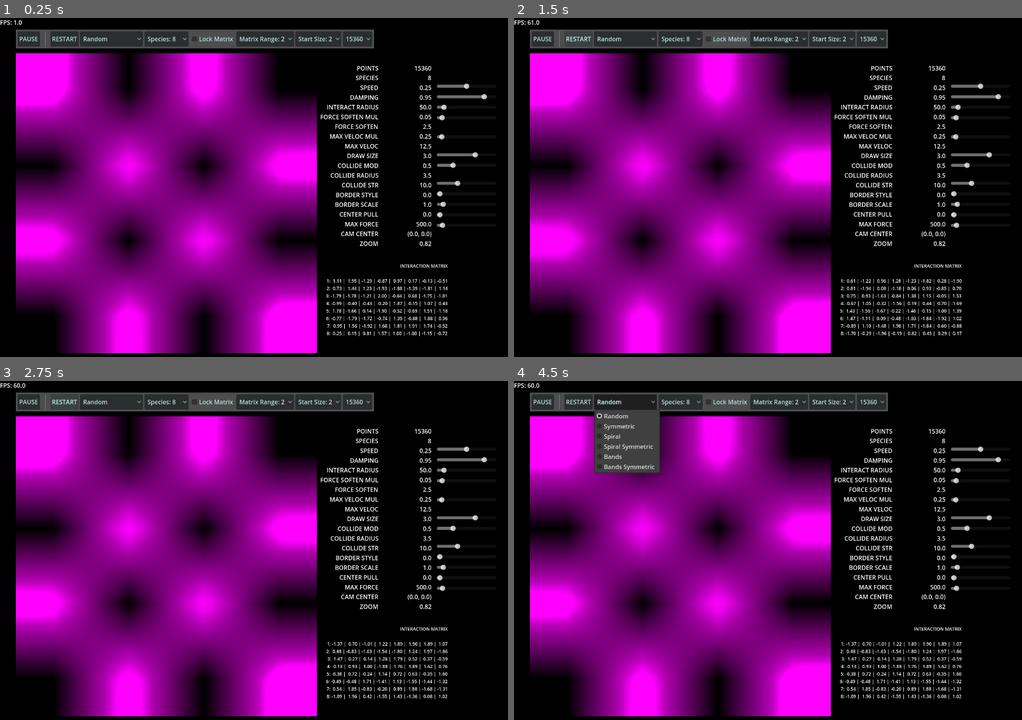
Above: before the commit, frames 1-4 (two rows, left to right).
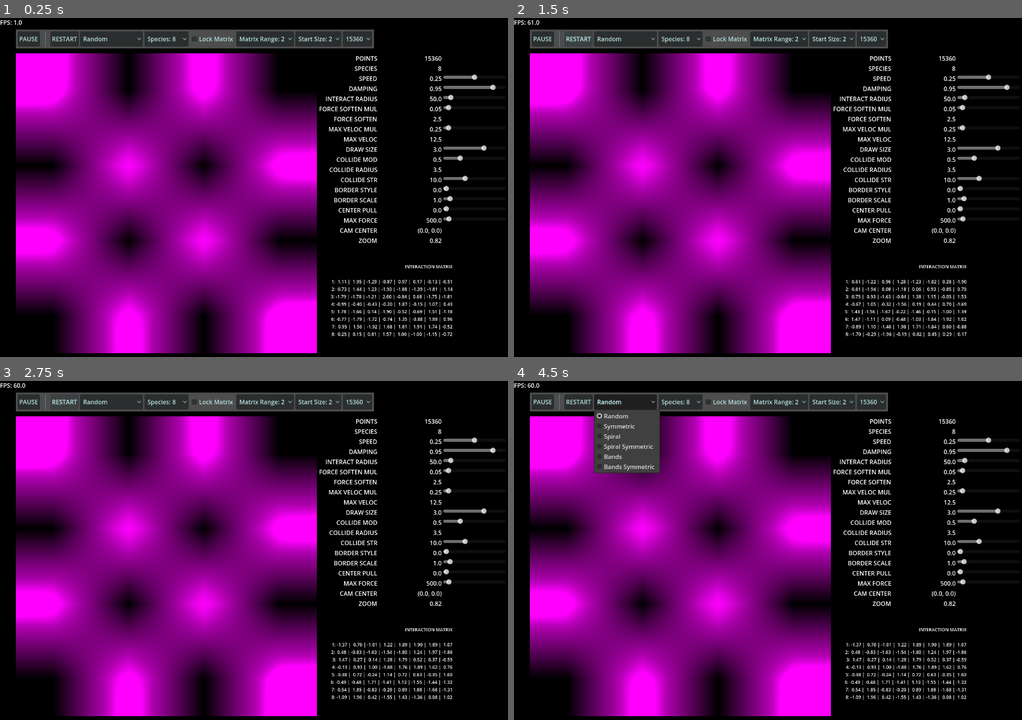
Above: after the commit, the same moments.

Repository: ThePathfindersCodex/Godot-Particle-Life-Compute-Shader
Game: Godot game, scene res://main.tscn
The game is run twice, just before and just after one commit, with the same random seed, the same clock (stepped at 60 frames per second) and the same inputs.
Inputs:
- Up to frame 1 (0.25 s): no input
- Up to frame 2 (1.5 s): click "RESTART" at 0.5 s; click "RESTART" at 1.25 s
- Up to frame 3 (2.75 s): click "RESTART" at 2 s
- Up to frame 4 (4.5 s): click "Start Size: 2" at 2.75 s; click "Start Size: 2" at 3.5 s; click "Random" at 4.25 s

The runs differ from the first frame. In frame 1, 5.1% of the frame differs, in the area x 62-98%, y 11-95%; in frame 2, 5.2%; in frame 3, 5.1%; in frame 4, 5.1%.
Error in both runs: Cannot call method 'storage_buffer_create' on a null value. (res://compute_particle_life.gd:360)

Commit message:
new grid UI for sim parameters + cleanup func names in GLSL

Diff:
--- a/main.gd
+++ b/main.gd
@@ -43,27 +43,26 @@
 	%OptionStartPointCount.selected = 3
 
 func _process(_delta):
-	# SET READOUT TEXT
-	%LabelReadoutValues.text = "\n" + \
-	str(snapped(%ComputeParticleLife.point_count,1))+"\n"+ \
-	str(snapped(%ComputeParticleLife.species_count,1))+"\n"+ \
-	str(snapped(%ComputeParticleLife.dt,.01))+"\n"+ \
-	str(snapped(%ComputeParticleLife.damping,.01))+"\n"+ \
-	str(snapped(%ComputeParticleLife.interaction_radius,.01))+"\n"+ \
-	str(snapped(%ComputeParticleLife.force_softening_mul,.01))+"\n"+ \
-	str(snapped(%ComputeParticleLife.force_softening,.01))+"\n"+ \
-	str(snapped(%ComputeParticleLife.max_velocity_mul,.01))+"\n"+ \
-	str(snapped(%ComputeParticleLife.max_velocity,.01))+"\n"+ \
-	str(snapped(%ComputeParticleLife.draw_radius,.01))+"\n"+ \
-	str(snapped(%ComputeParticleLife.collision_modifier,.1))+"\n"+ \
-	str(snapped(%ComputeParticleLife.collision_radius,.01))+"\n"+ \
-	str(snapped(%ComputeParticleLife.collision_strength,.01))+"\n"+ \
-	str(snapped(%ComputeParticleLife.border_style,.01))+"\n"+ \
-	str(snapped(%ComputeParticleLife.border_size_scale,.01))+"\n"+ \
-	str(snapped(%ComputeParticleLife.center_attraction,.01))+"\n"+ \
-	str(snapped(%ComputeParticleLife.max_force,.01))+"\n"+ \
-	"("+str(snapped(%ComputeParticleLife.camera_center.x,.1))+ ", " + str(snapped(%ComputeParticleLife.camera_center.y,.1)) + ")"+"\n"+ \
-	str(snapped(%ComputeParticleLife.zoom,.01))+"\n"
+	# SET READOUT VALUES
+	%LabelPointsValue.text = str(snapped(%ComputeParticleLife.point_count,1))
+	%LabelSpeciesValue.text = str(snapped(%ComputeParticleLife.species_count,1))
+	%LabelSpeedValue.text = str(snapped(%ComputeParticleLife.dt,.01))
+	%LabelDampingValue.text = str(snapped(%ComputeParticleLife.damping,.01))
+	%LabelSenseRadiusValue.text = str(snapped(%ComputeParticleLife.interaction_radius,.01))
+	%LabelForceSoftenMultiplierValue.text = str(snapped(%ComputeParticleLife.force_softening_mul,.01))
+	%LabelForceSoftenValue.text = str(snapped(%ComputeParticleLife.force_softening,.01))
+	%LabelMaxVelocityMultiplierValue.text = str(snapped(%ComputeParticleLife.max_velocity_mul,.01))
+	%LabelMaxVelocityValue.text = str(snapped(%ComputeParticleLife.max_velocity,.01))
+	%LabelDrawSizeValue.text = str(snapped(%ComputeParticleLife.draw_radius,.01))
+	%LabelCollideModifierValue.text = str(snapped(%ComputeParticleLife.collision_modifier,.1))
+	%LabelCollideRadiusValue.text = str(snapped(%ComputeParticleLife.collision_radius,.01))
+	%LabelCollideStrValue.text = str(snapped(%ComputeParticleLife.collision_strength,.01))
+	%LabelBorderStyleValue.text = str(snapped(%ComputeParticleLife.border_style,.01))
+	%LabelBorderScaleValue.text = str(snapped(%ComputeParticleLife.border_size_scale,.01))
+	%LabelCenterPullValue.text = str(snapped(%ComputeParticleLife.center_attraction,.01))
+	%LabelMaxForceValue.text = str(snapped(%ComputeParticleLife.max_force,.01))
+	%LabelCamCenterValue.text = "("+str(snapped(%ComputeParticleLife.camera_center.x,.1))+ ", " + str(snapped(%ComputeParticleLife.camera_center.y,.1)) + ")"
+	%LabelZoomValue.text = str(snapped(%ComputeParticleLife.zoom,.01))
 
 	# SET INTERACTION MATRIX TEXT
 	var species_count = %ComputeParticleLife.species_count
--- a/main.tscn
+++ b/main.tscn
@@ -24,6 +24,7 @@
 
 [node name="Main" type="Node2D"]
 script = ExtResource("1_ig7tw")
+metadata/_edit_vertical_guides_ = [60.0]
 
 [node name="ComputeParticleLife" type="TextureRect" parent="."]
 unique_name_in_owner = true
@@ -171,71 +172,59 @@
 popup/item_4/text = "25600"
 popup/item_4/id = 4
 
-[node name="LabelReadoutLabels" type="Label" parent="."]
+[node name="SimParameters" type="GridContainer" parent="."]
 offset_left = 836.0
 offset_top = 96.0
-offset_right = 1006.0
-offset_bottom = 1002.0
-text = "
-POINTS
-SPECIES
-SPEED
-DAMPING
-INTERACT RADIUS
-FORCE SOFTEN MUL
-FORCE SOFTEN
-MAX VELOC MUL
-MAX VELOC
-DRAW SIZE
-COLLIDE MOD
-COLLIDE RADIUS
-COLLIDE STR
-BORDER STYLE
-BORDER SCALE
-CENTER PULL
-MAX FORCE
-CAM CENTER
-ZOOM"
-horizontal_alignment = 2
-
-[node name="LabelReadoutValues" type="Label" parent="."]
-unique_name_in_owner = true
-offset_left = 977.0
-offset_top = 96.0
-offset_right = 1147.0
-offset_bottom = 1002.0
-text = "
-0
-10
-0
-0
-0
-0
-0
-0
-0
-0
-0
-0
-0
-0
-0
-0
-0
-(0,0)
-0"
-horizontal_alignment = 2
-
-[node name="SimParameters" type="VBoxContainer" parent="."]
-offset_left = 1161.0
-offset_top = 90.0
-offset_right = 1319.0
-offset_bottom = 561.0
-
-[node name="HSeparator" type="HSeparator" parent="SimParameters"]
-self_modulate = Color(0, 0, 0, 0)
-custom_minimum_size = Vector2(0, 80.745)
-layout_mode = 2
+offset_right = 1344.0
+offset_bottom = 628.0
+columns = 3
+
+[node name="LabelPoints" type="Label" parent="SimParameters"]
+layout_mode = 2
+size_flags_horizontal = 3
+text = "POINTS"
+horizontal_alignment = 2
+
+[node name="LabelPointsValue" type="Label" parent="SimParameters"]
+unique_name_in_owner = true
+layout_mode = 2
+size_flags_horizontal = 3
+text = "0"
+horizontal_alignment = 2
+
+[node name="ControlSpacer" type="Control" parent="SimParameters"]
+layout_mode = 2
+size_flags_horizontal = 3
+
+[node name="LabelSpecies" type="Label" parent="SimParameters"]
+layout_mode = 2
+size_flags_horizontal = 3
+text = "SPECIES"
+horizontal_alignment = 2
+
+[node name="LabelSpeciesValue" type="Label" parent="SimParameters"]
+unique_name_in_owner = true
+layout_mode = 2
+size_flags_horizontal = 3
+text = "0"
+horizontal_alignment = 2
+
+[node name="ControlSpacer2" type="Control" parent="SimParameters"]
+layout_mode = 2
+size_flags_horizontal = 3
+
+[node name="LabelSpeed" type="Label" parent="SimParameters"]
+layout_mode = 2
+size_flags_horizontal = 3
+text = "SPEED"
+horizontal_alignment = 2
+
+[node name="LabelSpeedValue" type="Label" parent="SimParameters"]
+unique_name_in_owner = true
+layout_mode = 2
+size_flags_horizontal = 3
+text = "0"
+horizontal_alignment = 2
 
 [node name="SliderSpeed" type="HSlider" parent="SimParameters"]
 unique_name_in_owner = true
@@ -244,9 +233,18 @@
 step = 0.01
 value = 0.25
 
-[node name="HSeparator6" type="HSeparator" parent="SimParameters"]
-self_modulate = Color(0, 0, 0, 0)
-layout_mode = 2
+[node name="LabelDamping" type="Label" parent="SimParameters"]
+layout_mode = 2
+size_flags_horizontal = 3
+text = "DAMPING"
+horizontal_alignment = 2
+
+[node name="LabelDampingValue" type="Label" parent="SimParameters"]
+unique_name_in_owner = true
+layout_mode = 2
+size_flags_horizontal = 3
+text = "0"
+horizontal_alignment = 2
 
 [node name="SliderDampen" type="HSlider" parent="SimParameters"]
 unique_name_in_owner = true
@@ -256,9 +254,18 @@
 step = 0.01
 value = 0.95
 
-[node name="HSeparator2" type="HSeparator" parent="SimParameters"]
-self_modulate = Color(0, 0, 0, 0)
-layout_mode = 2
+[node name="LabelSenseRadius" type="Label" parent="SimParameters"]
+layout_mode = 2
+size_flags_horizontal = 3
+text = "INTERACT RADIUS"
+horizontal_alignment = 2
+
+[node name="LabelSenseRadiusValue" type="Label" parent="SimParameters"]
+unique_name_in_owner = true
+layout_mode = 2
+size_flags_horizontal = 3
+text = "0"
+horizontal_alignment = 2
 
 [node name="SliderSenseRadius" type="HSlider" parent="SimParameters"]
 unique_name_in_owner = true
@@ -268,9 +275,18 @@
 step = 10.0
 value = 70.0
 
-[node name="HSeparator10" type="HSeparator" parent="SimParameters"]
-self_modulate = Color(0, 0, 0, 0)
-layout_mode = 2
+[node name="LabelForceSoftenMultiplier" type="Label" parent="SimParameters"]
+layout_mode = 2
+size_flags_horizontal = 3
+text = "FORCE SOFTEN MUL"
+horizontal_alignment = 2
+
+[node name="LabelForceSoftenMultiplierValue" type="Label" parent="SimParameters"]
+unique_name_in_owner = true
+layout_mode = 2
+size_flags_horizontal = 3
+text = "0"
+horizontal_alignment = 2
 
 [node name="SliderForceSoftenMultiplier" type="HSlider" parent="SimParameters"]
 unique_name_in_owner = true
@@ -280,10 +296,35 @@
 step = 0.005
 value = 0.05
 
-[node name="HSeparator11" type="HSeparator" parent="SimParameters"]
-self_modulate = Color(0, 0, 0, 0)
-custom_minimum_size = Vector2(0, 27.175)
-layout_mode = 2
+[node name="LabelForceSoften" type="Label" parent="SimParameters"]
+layout_mode = 2
+size_flags_horizontal = 3
+text = "FORCE SOFTEN"
+horizontal_alignment = 2
+
+[node name="LabelForceSoftenValue" type="Label" parent="SimParameters"]
+unique_name_in_owner = true
+layout_mode = 2
+size_flags_horizontal = 3
+text = "0"
+horizontal_alignment = 2
+
+[node name="ControlSpacer3" type="Control" parent="SimParameters"]
+layout_mode = 2
+size_flags_horizontal = 3
+
+[node name="LabelMaxVelocityMultiplier" type="Label" parent="SimParameters"]
+layout_mode = 2
+size_flags_horizontal = 3
+text = "MAX VELOC MUL"
+horizontal_alignment = 2
+
+[node name="LabelMaxVelocityMultiplierValue" type="Label" parent="SimParameters"]
+unique_name_in_owner = true
+layout_mode = 2
+size_flags_horizontal = 3
+text = "0"
+horizontal_alignment = 2
 
 [node name="SliderMaxVelocityMultiplier" type="HSlider" parent="SimParameters"]
 unique_name_in_owner = true
@@ -293,10 +334,35 @@
 step = 0.01
 value = 0.25
 
-[node name="HSeparator5" type="HSeparator" parent="SimParameters"]
-self_modulate = Color(0, 0, 0, 0)
-custom_minimum_size = Vector2(0, 24.405)
-layout_mode = 2
+[node name="LabelMaxVelocity" type="Label" parent="SimParameters"]
+layout_mode = 2
+size_flags_horizontal = 3
+text = "MAX VELOC"
+horizontal_alignment = 2
+
+[node name="LabelMaxVelocityValue" type="Label" parent="SimParameters"]
+unique_name_in_owner = true
+layout_mode = 2
+size_flags_horizontal = 3
+text = "0"
+horizontal_alignment = 2
+
+[node name="ControlSpacer4" type="Control" parent="SimParameters"]
+layout_mode = 2
+size_flags_horizontal = 3
+
+[node name="LabelDrawSize" type="Label" parent="SimParameters"]
+layout_mode = 2
+size_flags_horizontal = 3
+text = "DRAW SIZE"
+horizontal_alignment = 2
+
+[node name="LabelDrawSizeValue" type="Label" parent="SimParameters"]
+unique_name_in_owner = true
+layout_mode = 2
+size_flags_horizontal = 3
+text = "0"
+horizontal_alignment = 2
 
 [node name="SliderDrawSize" type="HSlider" parent="SimParameters"]
 unique_name_in_owner = true
@@ -305,9 +371,18 @@
 max_value = 4.0
 value = 2.0
 
-[node name="HSeparator9" type="HSeparator" parent="SimParameters"]
-self_modulate = Color(0, 0, 0, 0)
-layout_mode = 2
+[node name="LabelCollideModifier" type="Label" parent="SimParameters"]
+layout_mode = 2
+size_flags_horizontal = 3
+text = "COLLIDE MOD"
+horizontal_alignment = 2
+
+[node name="LabelCollideModifierValue" type="Label" parent="SimParameters"]
+unique_name_in_owner = true
+layout_mode = 2
+size_flags_horizontal = 3
+text = "0"
+horizontal_alignment = 2
 
 [node name="SliderCollideModifier" type="HSlider" parent="SimParameters"]
 unique_name_in_owner = true
@@ -316,10 +391,35 @@
 step = 0.5
 value = 0.5
 
-[node name="HSeparator4" type="HSeparator" parent="SimParameters"]
-self_modulate = Color(0, 0, 0, 0)
-custom_minimum_size = Vector2(0, 24.62)
-layout_mode = 2
+[node name="LabelCollideRadius" type="Label" parent="SimParameters"]
+layout_mode = 2
+size_flags_horizontal = 3
+text = "COLLIDE RADIUS"
+horizontal_alignment = 2
+
+[node name="LabelCollideRadiusValue" type="Label" parent="SimParameters"]
+unique_name_in_owner = true
+layout_mode = 2
+size_flags_horizontal = 3
+text = "0"
+horizontal_alignment = 2
+
+[node name="ControlSpacer5" type="Control" parent="SimParameters"]
+layout_mode = 2
+size_flags_horizontal = 3
+
+[node name="LabelCollideStr" type="Label" parent="SimParameters"]
+layout_mode = 2
+size_flags_horizontal = 3
+text = "COLLIDE STR"
+horizontal_alignment = 2
+
+[node name="LabelCollideStrValue" type="Label" parent="SimParameters"]
+unique_name_in_owner = true
+layout_mode = 2
+size_flags_horizontal = 3
+text = "0"
+horizontal_alignment = 2
 
 [node name="SliderCollideStr" type="HSlider" parent="SimParameters"]
 unique_name_in_owner = true
@@ -328,18 +428,36 @@
 step = 0.5
 value = 2.0
 
-[node name="HSeparator8" type="HSeparator" parent="SimParameters"]
-self_modulate = Color(0, 0, 0, 0)
-layout_mode = 2
+[node name="LabelBorderStyle" type="Label" parent="SimParameters"]
+layout_mode = 2
+size_flags_horizontal = 3
+text = "BORDER STYLE"
+horizontal_alignment = 2
+
+[node name="LabelBorderStyleValue" type="Label" parent="SimParameters"]
+unique_name_in_owner = true
+layout_mode = 2
+size_flags_horizontal = 3
+text = "0"
+horizontal_alignment = 2
 
 [node name="SliderBorderStyle" type="HSlider" parent="SimParameters"]
 unique_name_in_owner = true
 layout_mode = 2
 max_value = 4.0
 
-[node name="HSeparator12" type="HSeparator" parent="SimParameters"]
-self_modulate = Color(0, 0, 0, 0)
-layout_mode = 2
+[node name="LabelBorderScale" type="Label" parent="SimParameters"]
+layout_mode = 2
+size_flags_horizontal = 3
+text = "BORDER SCALE"
+horizontal_alignment = 2
+
+[node name="LabelBorderScaleValue" type="Label" parent="SimParameters"]
+unique_name_in_owner = true
+layout_mode = 2
+size_flags_horizontal = 3
+text = "0"
+horizontal_alignment = 2
 
 [node name="SliderBorderScale" type="HSlider" parent="SimParameters"]
 unique_name_in_owner = true
@@ -349,9 +467,18 @@
 step = 0.05
 value = 1.0
 
-[node name="HSeparator3" type="HSeparator" parent="SimParameters"]
-self_modulate = Color(0, 0, 0, 0)
-layout_mode = 2
+[node name="LabelCenterPull" type="Label" parent="SimParameters"]
+layout_mode = 2
+size_flags_horizontal = 3
+text = "CENTER PULL"
+horizontal_alignment = 2
+
+[node name="LabelCenterPullValue" type="Label" parent="SimParameters"]
+unique_name_in_owner = true
+layout_mode = 2
+size_flags_horizontal = 3
+text = "0"
+horizontal_alignment = 2
 
 [node name="SliderCenterPull" type="HSlider" parent="SimParameters"]
 unique_name_in_owner = true
@@ -360,9 +487,18 @@
 step = 0.01
 value = 0.01
 
-[node name="HSeparator7" type="HSeparator" parent="SimParameters"]
-self_modulate = Color(0, 0, 0, 0)
-layout_mode = 2
+[node name="LabelMaxForce" type="Label" parent="SimParameters"]
+layout_mode = 2
+size_flags_horizontal = 3
+text = "MAX FORCE"
+horizontal_alignment = 2
+
+[node name="LabelMaxForceValue" type="Label" parent="SimParameters"]
+unique_name_in_owner = true
+layout_mode = 2
+size_flags_horizontal = 3
+text = "0"
+horizontal_alignment = 2
 
 [node name="SliderMaxForce" type="HSlider" parent="SimParameters"]
 unique_name_in_owner = true
@@ -371,12 +507,46 @@
 step = 0.1
 value = 5.0
 
+[node name="LabelCamCenter" type="Label" parent="SimParameters"]
+layout_mode = 2
+size_flags_horizontal = 3
+text = "CAM CENTER"
+horizontal_alignment = 2
+
+[node name="LabelCamCenterValue" type="Label" parent="SimParameters"]
+unique_name_in_owner = true
+layout_mode = 2
+size_flags_horizontal = 3
+text = "0"
+horizontal_alignment = 2
+
+[node name="ControlSpacer6" type="Control" parent="SimParameters"]
+layout_mode = 2
+size_flags_horizontal = 3
+
+[node name="LabelZoom" type="Label" parent="SimParameters"]
+layout_mode = 2
+size_flags_horizontal = 3
+text = "ZOOM"
+horizontal_alignment = 2
+
+[node name="LabelZoomValue" type="Label" parent="SimParameters"]
+unique_name_in_owner = true
+layout_mode = 2
+size_flags_horizontal = 3
+text = "0"
+horizontal_alignment = 2
+
+[node name="ControlSpacer7" type="Control" parent="SimParameters"]
+layout_mode = 2
+size_flags_horizontal = 3
+
 [node name="LabelIntMatrix" type="Label" parent="."]
 unique_name_in_owner = true
-offset_left = 866.0
-offset_top = 653.0
-offset_right = 1187.0
-offset_bottom = 1020.0
+offset_left = 879.0
+offset_top = 655.0
+offset_right = 1200.0
+offset_bottom = 1022.0
 theme_override_font_sizes/font_size = 12
 text = "INTERACTION MATRIX
 
Not shown, changed: compute_particle_life.glsl
